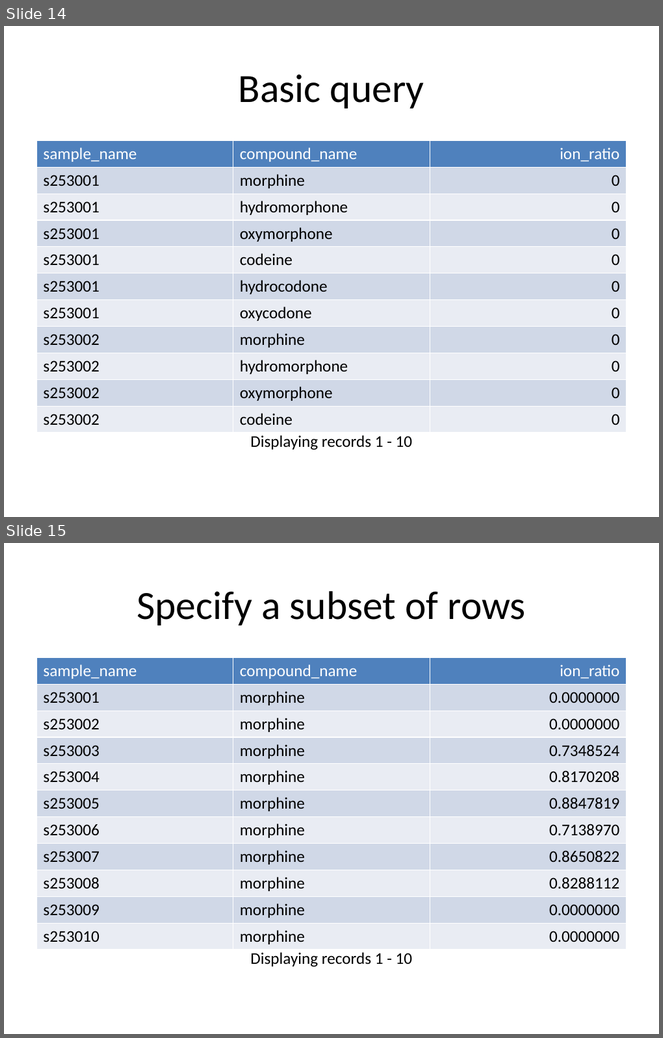
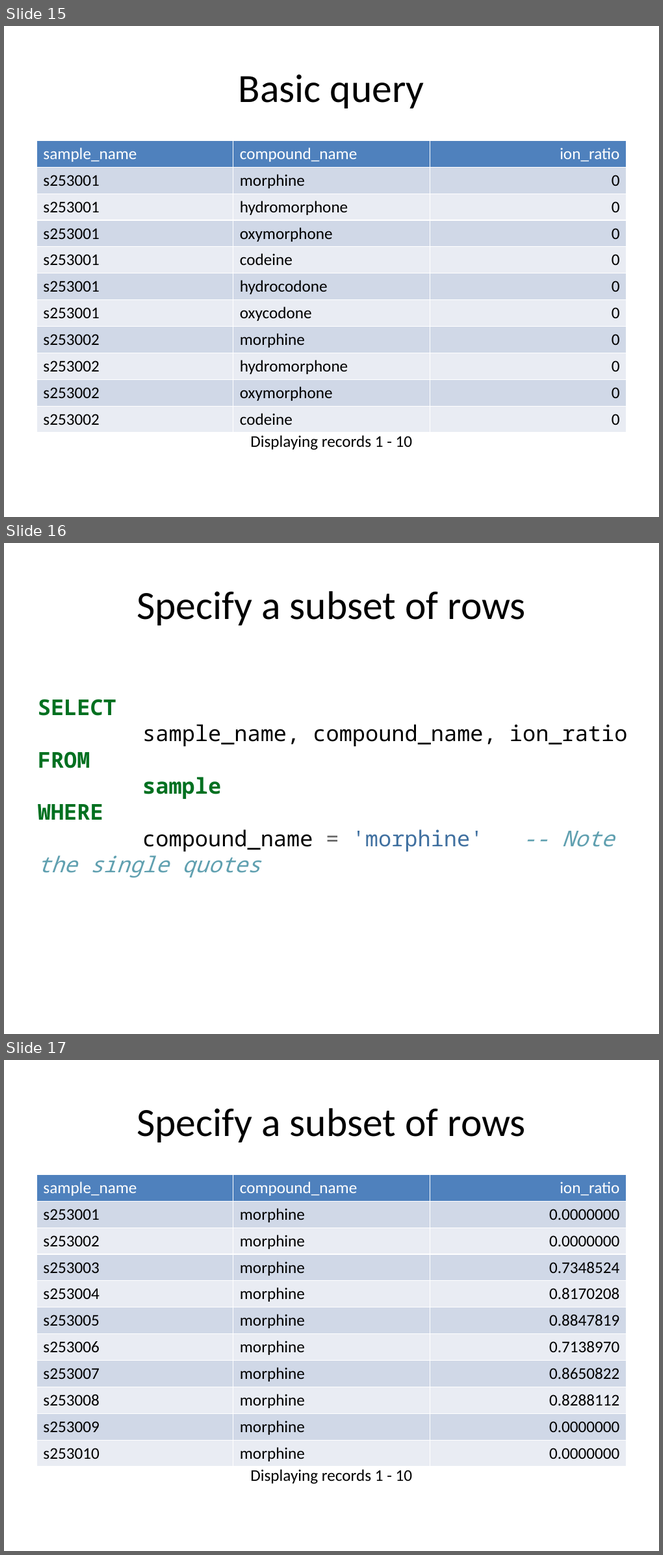
Before and after one commit to pcmathias/MSACL-intermediate-R-course, a slide deck: slides/06---Using-databases.pptx. Shown one above the other, each under a label of ours: slides 14 and 15 before the commit, slides 15, 16 and 17 after it. The pictures are 663x1038 and 663x1555 pixels, drawn with LibreOffice and Linux fonts; fonts in the diff are those of the drawing. Boxes give left, top, right and bottom in pixels: in the first picture for what was removed or moved away, otherwise in the second. Text is boxed around its words. In the diff, an @@ line names an element or a change of style, - is before the commit and + after.

```diff
--- a/slides/06---Using-databases.pptx
+++ b/slides/06---Using-databases.pptx
@@ slide 16 added at box(4, 543, 659, 1034), background #FFFFFF @@
@@ title added at box(137, 591, 525, 626), 44 pt, text #000000 @@
+Specify a subset of rows
@@ text added at box(38, 699, 628, 878), 24 pt, text #000000 @@
+SELECT
+sample_name, compound_name, ion_ratio
+FROM
+sample
+WHERE
+compound_name = 'morphine' -- Note the single quotes
@@ what was slide 14 is now slide 15 @@
@@ what was slide 15 is now slide 17 @@
```
Also in this commit, not shown: 7 slides changed, 2 other slides added, 1 other file.
